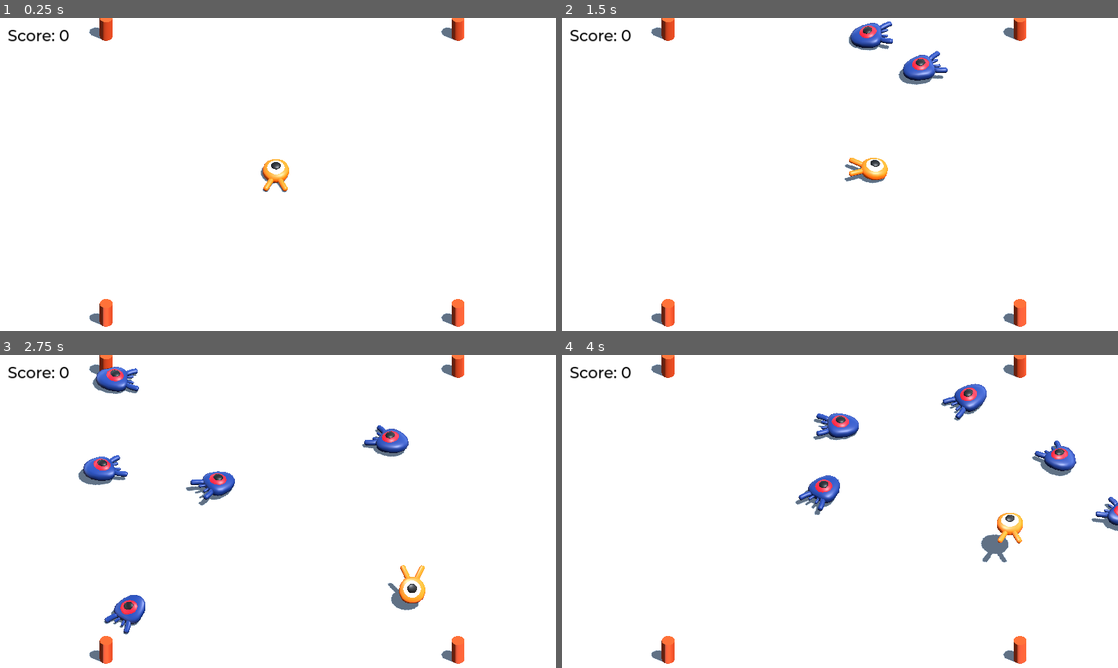
Above: before the commit, frames 1-4 (two rows, left to right).
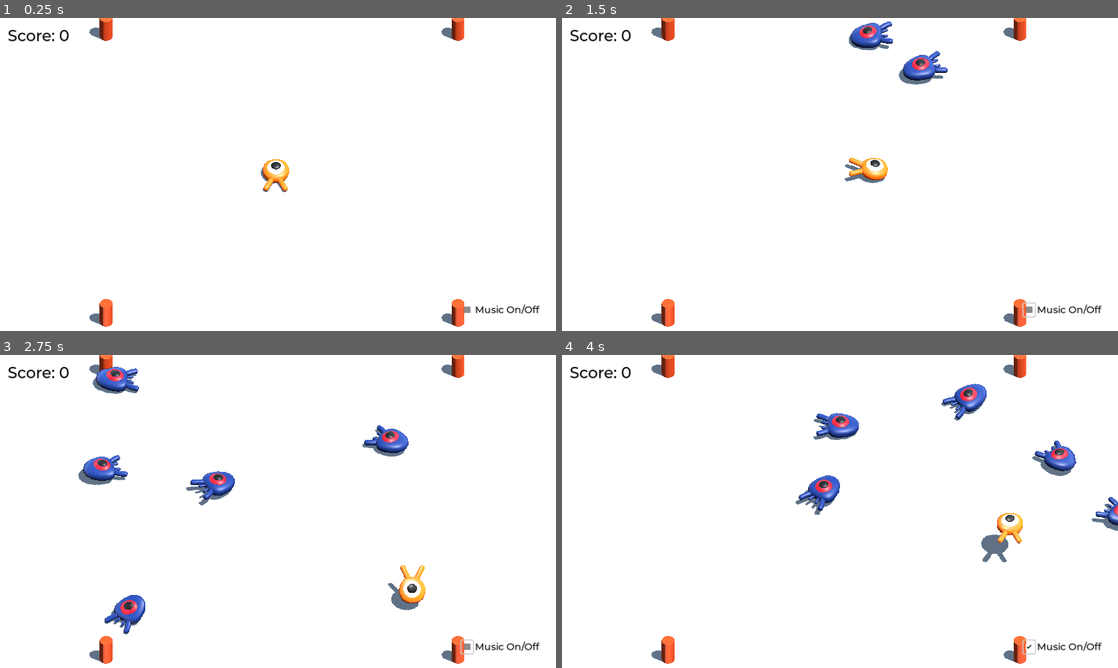
Above: after the commit, the same moments.

Repository: patweb99/amplify-godot-engine-sample
Game: Godot game, scene res://Main.tscn
Two runs of this game, one before a commit and one after it. Both use one fixed random seed, a clock stepped at 60 frames per second and the inputs below.
Inputs (mouse positions are in pixels of both pictures, inside the frame that each line leads up to):
- Up to frame 1 (0.25 s): no input
- Up to frame 2 (1.5 s): click (1029, 309) at 0.52 s; tap Enter (ui_accept) at 1.25 s; hold Right (move_right) from 1.28 s (still down)
- Up to frame 3 (2.75 s): tap Space (jump) at 1.52, 2.27 s; release Right (move_right) at 2.03 s; hold Down (move_back) from 2.03 s (still down)
- Up to frame 4 (4 s): release Down (move_back) at 2.78 s; hold Right (move_right) 2.78-3.53 s; hold Up (move_forward) from 3.53 s (still down); tap Space (jump) at 3.77 s

The runs differ from the first frame. In frame 1, 0.2% of the frame differs, in the area x 83-98%, y 91-95%; in frame 2, 0.2%, in the area x 82-98%, y 90-96%; in frame 3, 0.2%; in frame 4, 0.2%.

Commit message:
Add a button to play/stop the music

Diff:
--- a/game-client/Main.gd
+++ b/game-client/Main.gd
@@ -34,3 +34,10 @@
 func _on_player_hit():
 	$MobTimer.stop()
 	$UserInterface/Retry.show()
+
+
+func _on_music_player_check_box_toggled(toggled_on: bool) -> void:
+	if toggled_on:
+		MusicPlayer.play()
+	else:
+		MusicPlayer.stop()
--- a/game-client/Main.tscn
+++ b/game-client/Main.tscn
@@ -181,5 +181,29 @@
 theme_override_font_sizes/font_size = 32
 text = "Press Space or Enter to retry"
 
+[node name="MusicPlayerContainer" type="HBoxContainer" parent="UserInterface"]
+layout_mode = 1
+anchors_preset = 3
+anchor_left = 1.0
+anchor_top = 1.0
+anchor_right = 1.0
+anchor_bottom = 1.0
+offset_left = -196.0
+offset_top = -56.0
+offset_right = -34.0
+offset_bottom = -30.0
+grow_horizontal = 0
+grow_vertical = 0
+
+[node name="MusicPlayerCheckBox" type="CheckBox" parent="UserInterface/MusicPlayerContainer"]
+layout_mode = 2
+
+[node name="MusicPlayerLabel" type="Label" parent="UserInterface/MusicPlayerContainer"]
+layout_mode = 2
+theme_override_colors/font_color = Color(0, 0, 0, 1)
+theme_override_font_sizes/font_size = 20
+text = "Music On/Off"
+
 [connection signal="hit" from="Player" to="." method="_on_player_hit"]
 [connection signal="timeout" from="MobTimer" to="." method="_on_mob_timer_timeout"]
+[connection signal="toggled" from="UserInterface/MusicPlayerContainer/MusicPlayerCheckBox" to="." method="_on_music_player_check_box_toggled"]
